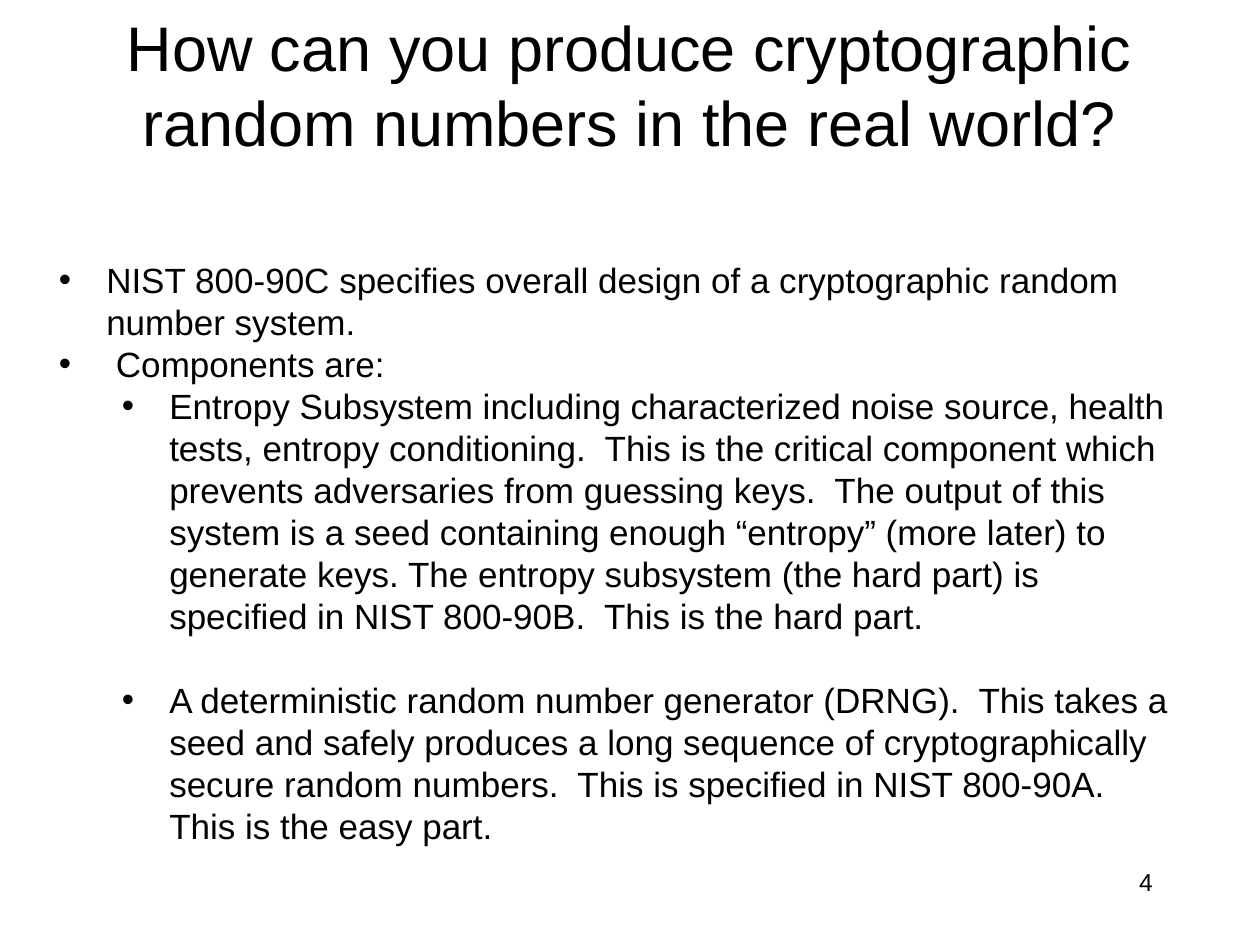
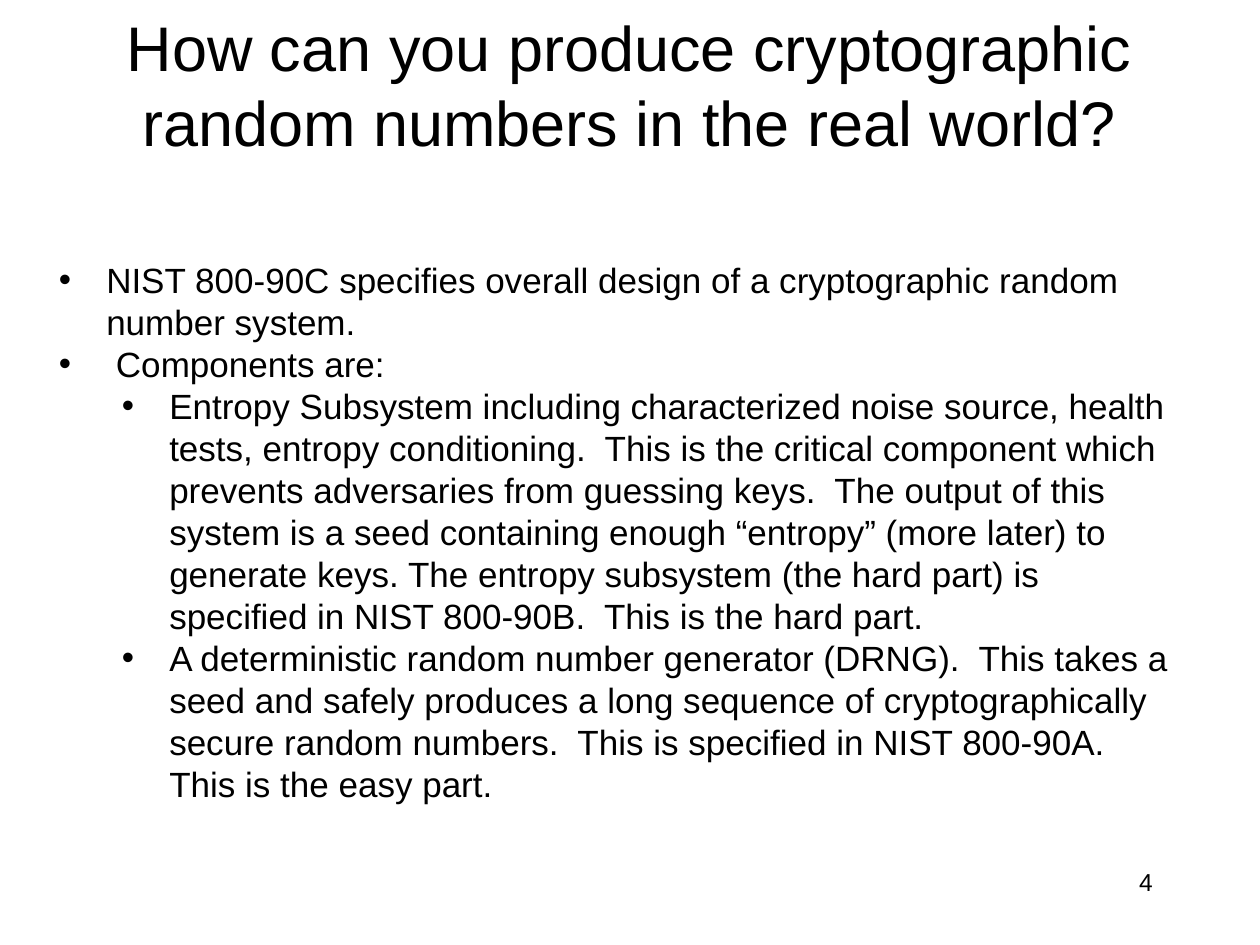
Before and after one commit to jlmucb/class_notes, a slide deck: slide 4 of BerkeleyClass/CS290Spring2013/Lectures/entropy_talk.pptx. Drawn at 1260x945 pixels with LibreOffice and Linux fonts; fonts in the diff are those of the drawing. Boxes give left, top, right and bottom in pixels: in the first picture for what was removed or moved away, otherwise in the second. Text is boxed around its words. In the diff, an @@ line names an element or a change of style, - is before the commit and + after.

```diff
--- a/BerkeleyClass/CS290Spring2013/Lectures/entropy_talk.pptx
+++ b/BerkeleyClass/CS290Spring2013/Lectures/entropy_talk.pptx
@@ text "NIST 800-90C specifies overall design ..." rewrapped from [106, 267, 1167, 846] to [106, 267, 1167, 804] @@
```
Also in this commit, not shown: 2 other slides changed.
